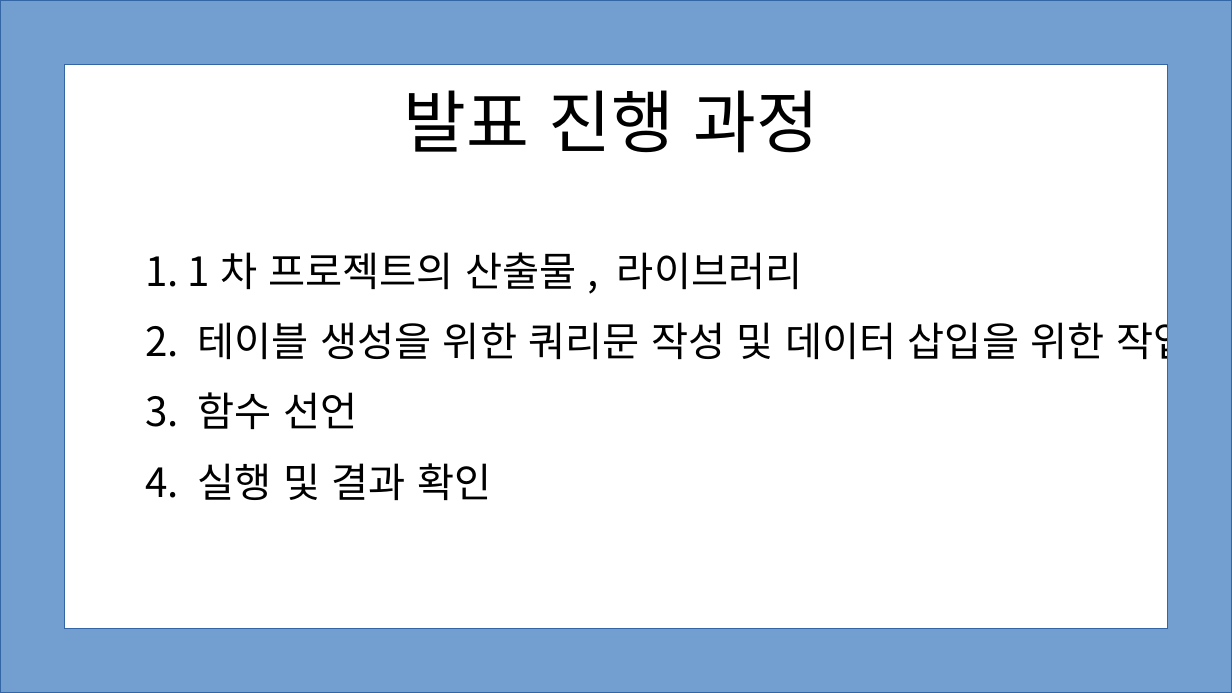
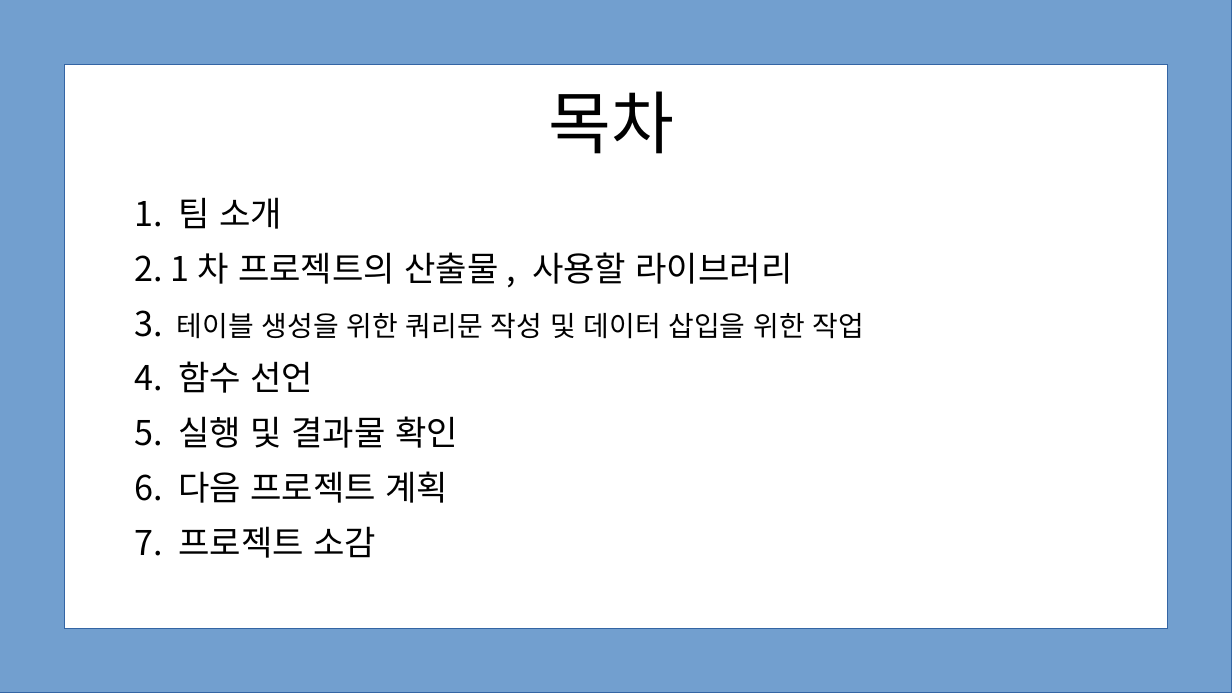
Before and after one commit to deardeer123/workspace_sts, a slide deck: slide 2 of python_study/project_python/파이썬_프로젝트2/파이선발표.pptx. Drawn at 1232x693 pixels with LibreOffice and Linux fonts; fonts in the diff are those of the drawing. Boxes give left, top, right and bottom in pixels: in the first picture for what was removed or moved away, otherwise in the second. Text is boxed around its words. In the diff, an @@ line names an element or a change of style, - is before the commit and + after.

```diff
--- a/python_study/project_python/파이썬_프로젝트2/파이선발표.pptx
+++ b/python_study/project_python/파이썬_프로젝트2/파이선발표.pptx
@@ title at box(549, 91, 675, 154): text changed @@
-발표 진행 과정
+목차
@@ text at box(134, 197, 864, 558): text changed; size 26 to 22 pt @@
-1. 1차 프로젝트의 산출물, 라이브러리
-2. 테이블 생성을 위한 쿼리문 작성 및 데이터 삽입을 위한 작업
-3. 함수 선언
-4. 실행 및 결과 확인
+1. 팀 소개
+2. 1차 프로젝트의 산출물, 사용할 라이브러리
+3. 테이블 생성을 위한 쿼리문 작성 및 데이터 삽입을 위한 작업
+4. 함수 선언
+5. 실행 및 결과물 확인
+6. 다음 프로젝트 계획
+7. 프로젝트 소감
```
Also in this commit, not shown: 10 other slides changed, 4 slides added, 3 slides removed, 15 other files.
